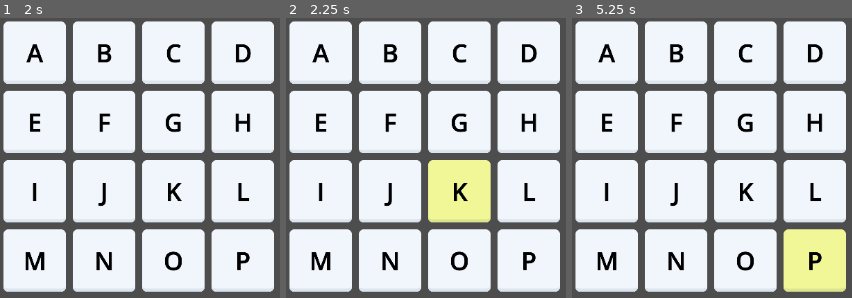
Above: before the commit, frames 1-3 (left to right).
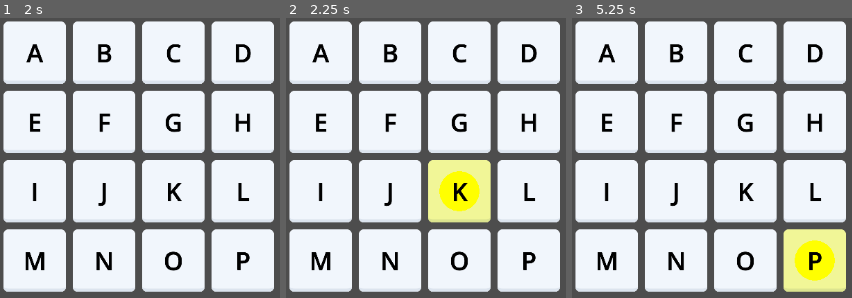
Above: after the commit, the same moments.

Repository: MarcoRizz/quadrati
Game: Godot game, scene res://scenes/main.tscn
Two runs of this game, one before a commit and one after it. Both use one fixed random seed, a clock stepped at 60 frames per second and the inputs below.
Inputs (mouse positions are in pixels of both pictures, inside the frame that each line leads up to):
- Up to frame 1 (2 s): tap Enter at 0.5 s; move the mouse to (outside the picture) at 0.52 s; press the mouse at (outside the picture) at 0.53 s; tap Space at 1.25 s; move the mouse to (outside the picture) at 1.27 s; release the mouse at (outside the picture) at 1.28 s; click (outside the picture) at 1.35 s
- Up to frame 2 (2.25 s): tap Enter at 2 s; move the mouse to (445, 174) at 2.02 s; press the mouse at (445, 174) at 2.03 s
- Up to frame 3 (5.25 s): tap Space at 2.75, 4.25 s; move the mouse to (outside the picture) at 2.77 s; release the mouse at (outside the picture) at 2.78 s; click (outside the picture) at 2.85 s; tap Enter at 3.5 s; move the mouse to (851, 130) at 3.52 s; press the mouse at (851, 130) at 3.53 s; move the mouse to (outside the picture) at 4.27 s; release the mouse at (outside the picture) at 4.28 s; click (outside the picture) at 4.35 s; move the mouse to (812, 264) at 5.02 s; press the mouse at (812, 264) at 5.03 s

Frame 1 is identical in both runs. In frame 2, 1.5% of the frame differs, in the area x 54-70%, y 54-70%; in frame 3, 1.5%, in the area x 79-94%, y 79-94%.

Commit message:
aggiunti cerchi alla selection

Diff:
--- a/scenes/grid.tscn
+++ b/scenes/grid.tscn
@@ -5,9 +5,7 @@
 [node name="Grid" type="Node2D"]
 script = ExtResource("1_bmk3s")
 
-[node name="Path" type="Node2D" parent="."]
-
-[node name="Line2D" type="Line2D" parent="Path"]
+[node name="Path" type="Line2D" parent="."]
 z_index = 1
 width = 30.0
 default_color = Color(1, 1, 0, 1)
--- a/scripts/grid.gd
+++ b/scripts/grid.gd
@@ -7,7 +7,7 @@
 @export var tile_size := 90.0
 @export var tile_spacing := 10.0
 
-@onready var path: Line2D = $Path/Line2D
+@onready var path: Line2D = $Path
 
 var tiles = [[node_tile, node_tile, node_tile, node_tile],
 			 [node_tile, node_tile, node_tile, node_tile],
@@ -20,7 +20,6 @@
 # Called when the node enters the scene tree for the first time.
 func _ready() -> void:
 	generate_grid()
-
 
 # Called every frame. 'delta' is the elapsed time since the previous frame.
 func _process(delta: float) -> void:
@@ -68,8 +67,8 @@
 	if len(attempt.xy) > 1 and attempt.xy[-2].x == grid_x and attempt.xy[-2].y == grid_y:
 		#undo ultima selezione
 		path.remove_point(path.get_point_count() - 1)
+		i_tile_from_attempt(-1).state = Constants.state.SELECTABLE
 		i_tile_from_attempt(-1).remodulate()
-		i_tile_from_attempt(-1).state = Constants.state.SELECTABLE
 		attempt.letter.resize(attempt_len - 1)
 		attempt.xy.resize(attempt_len - 1)
 		if len(attempt.xy) > 1:
--- a/scripts/tile.gd
+++ b/scripts/tile.gd
@@ -7,6 +7,9 @@
 @export var grid_x:int = 0
 @export var grid_y:int = 0
 @export var state: Constants.state = Constants.state.UNSELECTABLE
+@export var circle_r := 80
+
+var circle = false
 
 var words_array #la userò per segnare quante parole possono passare per la singola lettera
 var origin_modulate: Color = self.modulate
@@ -21,6 +24,7 @@
 		if get_rect().has_point(get_local_mouse_position()) and state == Constants.state.SELECTABLE:
 			self.modulate = Color(1, 1, 0.6)
 			state = Constants.state.SELECTED
+			queue_redraw()
 			selection.emit(grid_x, grid_y, get_node("Label").text)
 
 func _input(event):
@@ -30,8 +34,14 @@
 				state = Constants.state.SELECTABLE
 
 		if event.is_action_released("clic"):
-			self.modulate = origin_modulate
 			state = Constants.state.UNSELECTABLE
+			remodulate()
 
 func remodulate() -> void:
 	self.modulate = origin_modulate
+	circle = false
+	queue_redraw()
+
+func _draw() -> void:
+	if state == Constants.state.SELECTED:
+		draw_circle(Vector2(0, 0), 80, Color("ffff00"))
